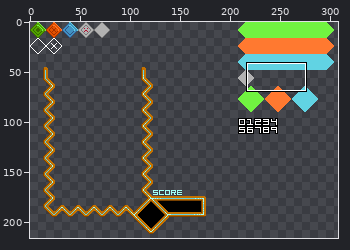
Pixel-art file, stored at gwj/ase/gametileset.ase. Above: a wide view before the commit, with the close-up outlined.
Close-up. First the earlier version:
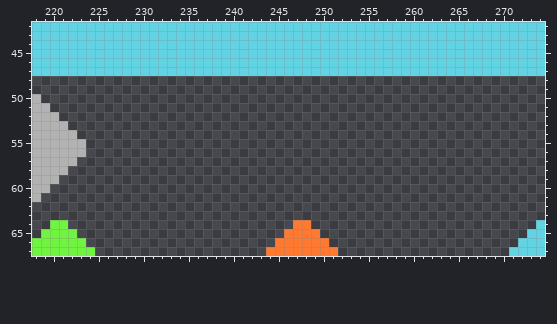
320x320 pixels, 1 frame. Shown: x 218..274, y 42..67. The wide view leaves out empty margins.
After:
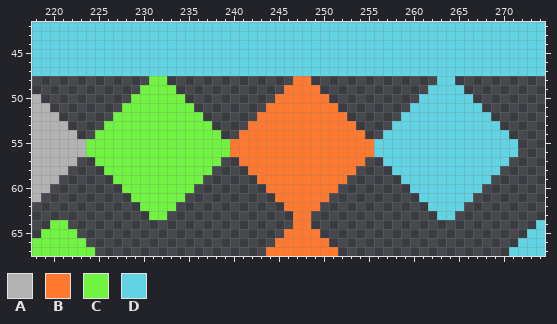
Palette (. is transparent): A #b2b2b2  B #ff7930  C #71f341  D #61d3e3
The edit:
Changed rows in their new state; - is an unchanged pixel.
Layer "Layer 2":
first column x 224:
48 -------CC--------------BB--------------DD-------
49 ------CCCC------------BBBB------------DDDD------
50 -----CCCCCC----------BBBBBB----------DDDDDD-----
51 ----CCCCCCCC--------BBBBBBBB--------DDDDDDDD----
52 ---CCCCCCCCCC------BBBBBBBBBB------DDDDDDDDDD---
53 --CCCCCCCCCCCC----BBBBBBBBBBBB----DDDDDDDDDDDD--
54 -CCCCCCCCCCCCCC--BBBBBBBBBBBBBB--DDDDDDDDDDDDDD-
55 CCCCCCCCCCCCCCCCBBBBBBBBBBBBBBBBDDDDDDDDDDDDDDDD
56 CCCCCCCCCCCCCCCCBBBBBBBBBBBBBBBBDDDDDDDDDDDDDDDD
57 -CCCCCCCCCCCCCC--BBBBBBBBBBBBBB--DDDDDDDDDDDDDD-
58 --CCCCCCCCCCCC----BBBBBBBBBBBB----DDDDDDDDDDDD--
59 ---CCCCCCCCCC------BBBBBBBBBB------DDDDDDDDDD---
60 ----CCCCCCCC--------BBBBBBBB--------DDDDDDDD----
61 -----CCCCCC----------BBBBBB----------DDDDDD-----
62 ------CCCC------------BBBB------------DDDD------
63 -------CC--------------BB--------------DD-------
Pixel boxes of the changes (left, top, right, bottom) in both close-ups:
added: (86, 76, 518, 220)
